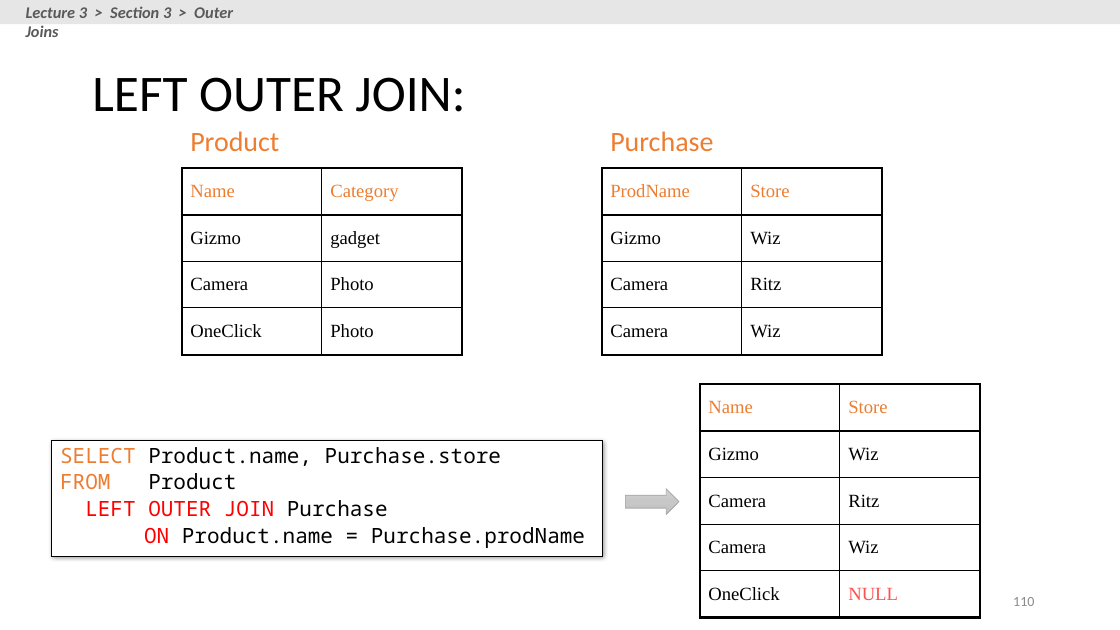
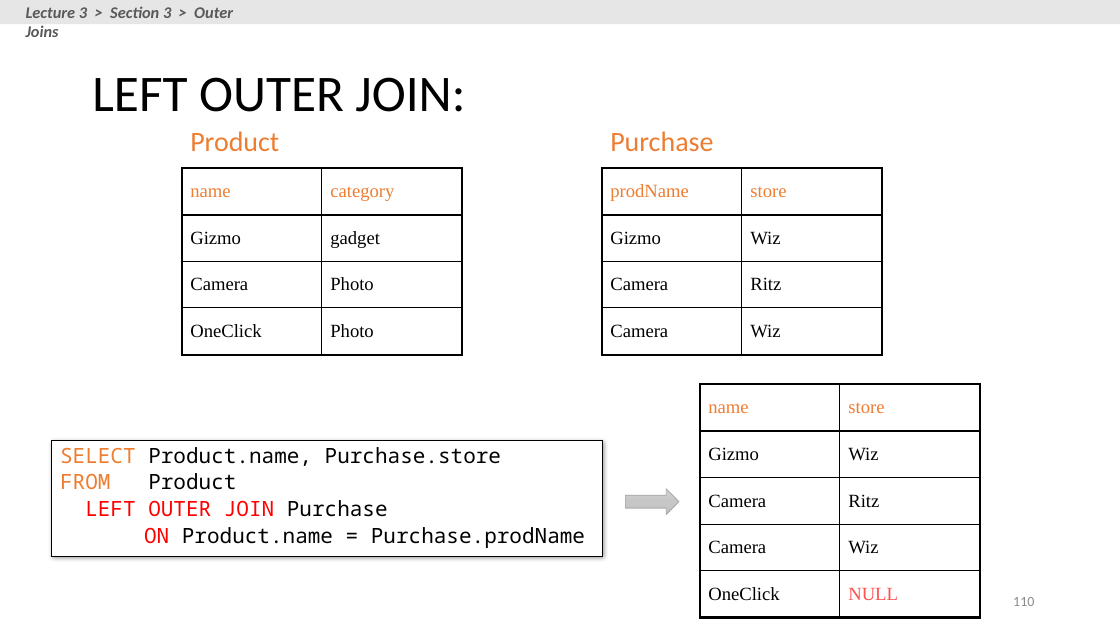
Before and after one commit to XIEQ/cs145-notebooks, a slide deck: slide 110 of lecture-2-3/Lecture_2_3_SQL.pptx. Drawn at 1120x630 pixels with LibreOffice and Linux fonts; fonts in the diff are those of the drawing. Boxes give left, top, right and bottom in pixels: in the first picture for what was removed or moved away, otherwise in the second. Text is boxed around its words. In the diff, an @@ line names an element or a change of style, - is before the commit and + after.

```diff
--- a/lecture-2-3/Lecture_2_3_SQL.pptx
+++ b/lecture-2-3/Lecture_2_3_SQL.pptx
@@ table at [182, 168, 463, 355] @@
-row 1, column 1: Name
+row 1, column 1: name
-row 1, column 2: Category
+row 1, column 2: category
@@ table at [602, 168, 883, 355] @@
-row 1, column 1: ProdName
+row 1, column 1: prodName
-row 1, column 2: Store
+row 1, column 2: store
@@ table at [700, 384, 981, 618] @@
-row 1, column 1: Name
+row 1, column 1: name
-row 1, column 2: Store
+row 1, column 2: store
```
Also in this commit, not shown: 49 other slides changed, 7 other files.
